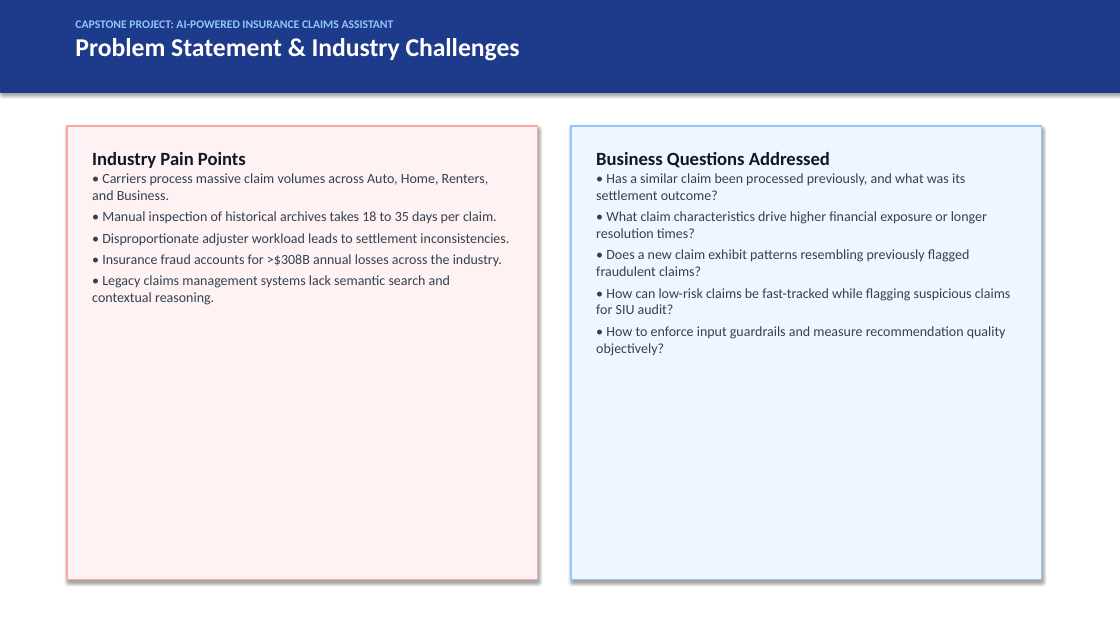
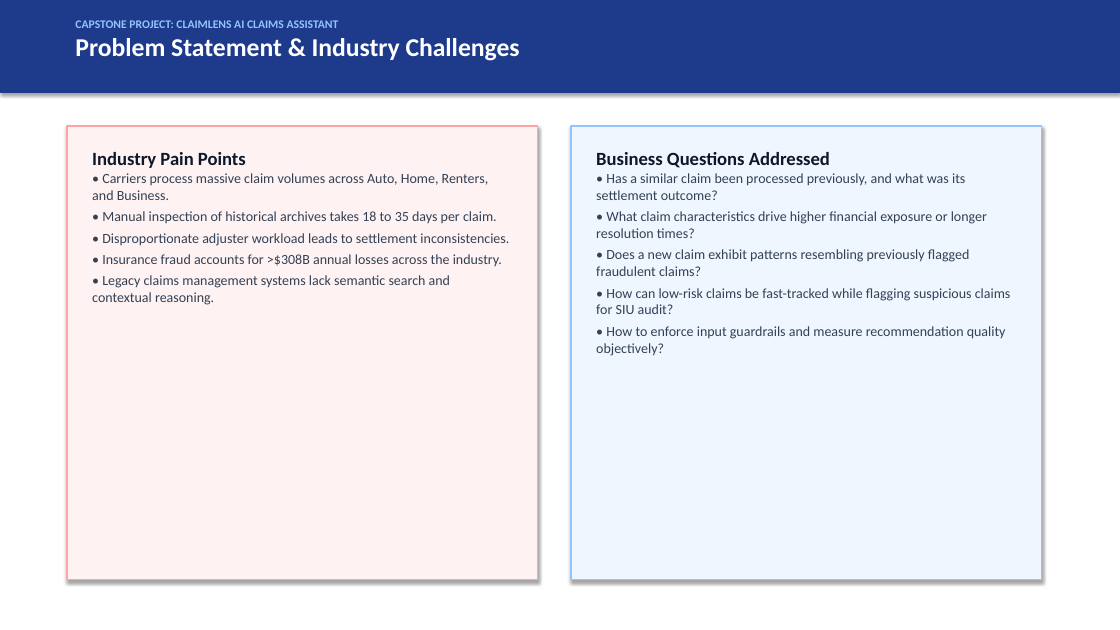
Before and after one commit to Ayushk3001/claimlens, a slide deck: slide 2 of presentation/Project_Presentation.pptx. Drawn at 1120x630 pixels with LibreOffice and Linux fonts; fonts in the diff are those of the drawing. Boxes give left, top, right and bottom in pixels: in the first picture for what was removed or moved away, otherwise in the second. Text is boxed around its words. In the diff, an @@ line names an element or a change of style, - is before the commit and + after.

Commit message:
Rebrand application, API, documentation, and deliverables to ClaimLens

```diff
--- a/presentation/Project_Presentation.pptx
+++ b/presentation/Project_Presentation.pptx
@@ text at (75,20,339,28): text changed @@
-CAPSTONE PROJECT: AI-POWERED INSURANCE CLAIMS ASSISTANT
+CAPSTONE PROJECT: CLAIMLENS AI CLAIMS ASSISTANT
```
Also in this commit, not shown: 6 other slides changed, 13 other files.
